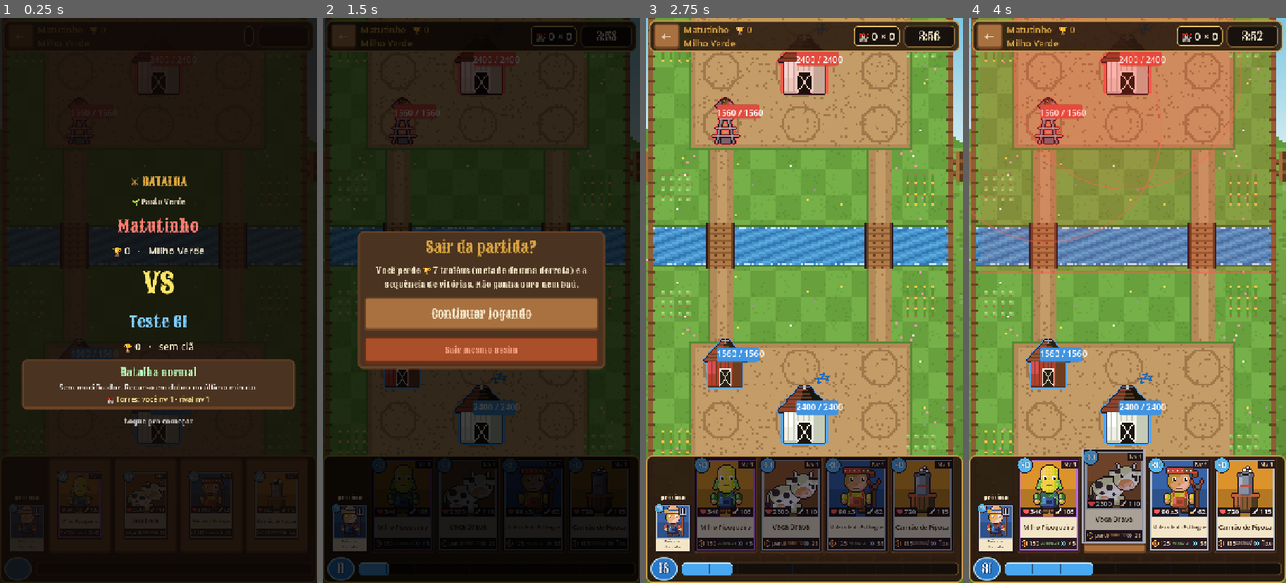
Above: before the commit, frames 1-4 (left to right).
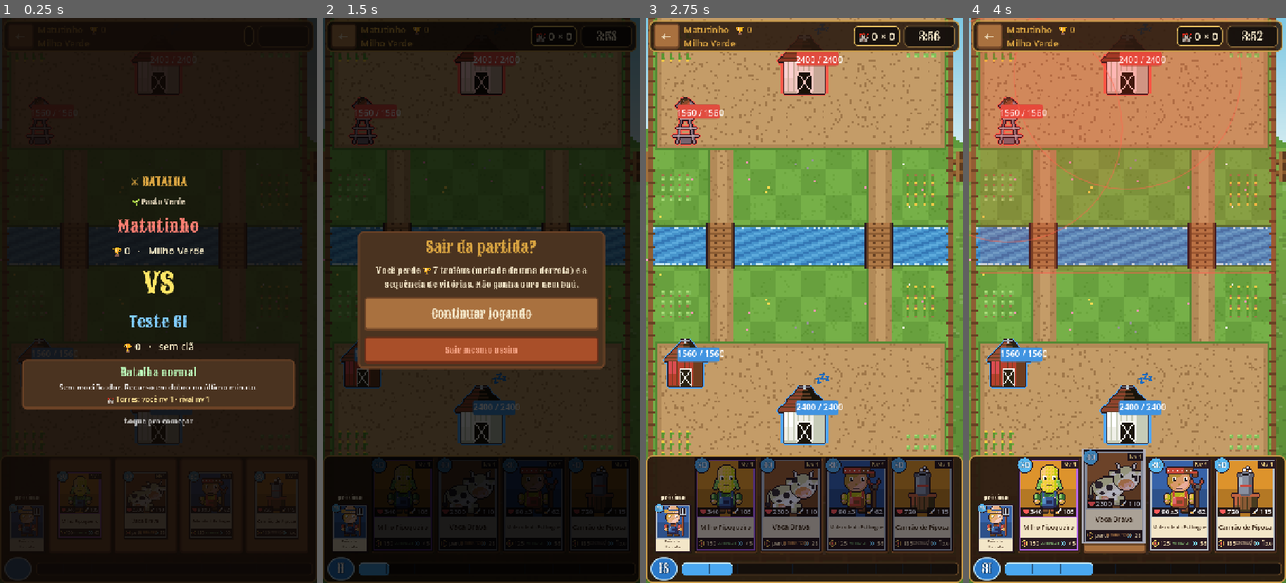
Above: after the commit, the same moments.

Repository: Generadevde/farmarena
Game: Godot game, scene res://ci/battle_test.tscn
Same seed, same stepped clock (60 frames per second), same inputs: the game is played once before the commit and once after it. This scene is started directly instead of the project's main scene. The engine's default icon, where the game draws it, is replaced by a stand-in: a white triangle on a blue panel in a dark square.
Inputs (mouse positions are in pixels of both pictures, inside the frame that each line leads up to):
- Up to frame 1 (0.25 s): no input
- Up to frame 2 (1.5 s): tap Enter at 0.5 s; move the mouse to (551, 272) at 0.52 s; click (551, 272) at 0.67 s; click "←" at 1.25 s
- Up to frame 3 (2.75 s): click "Continuar jogando" at 2 s
- Up to frame 4 (4 s): click "Milho Pipoqueiro" at 2.75 s; click "Vaca Brava" at 3.5 s

The runs differ from the first frame. In frame 1, less than 0.1% of the frame differs, in the area x 19-22%, y 58-60%; in frame 2, 1.8%; in frame 3, 14%; in frame 4, 15%, in the area x 0-95%, y 0-78%.

Commit message:
Pontos de módulo dos lados quase na cerca e pátio sem marcação redonda
- Colunas dos lados dos módulos de ±150 pra ±225 (as pontes continuam em ±150).
- Pátio de terra de um lado a outro, sem os círculos de cada lugar (as 13 arenas).

Co-Authored-By: Claude Opus 5.5 <noreply@anthropic.com>
Claude-Session: https://claude.ai/code/session_01F2c9wwKpd4XWAaAeM55Dzi

Diff:
--- a/Scripts/regras.gd
+++ b/Scripts/regras.gd
@@ -66,11 +66,11 @@
 const MODULE_SLOT_LEVELS = [1, 8]   # nível em que abre o 1º e o 2º espaço (1 do nível 1 ao 7; 2 do 8 em diante)
 const MAIN_BASE_POS = Vector2(0, 330)   # a partir do meio do rio, pro lado de quem é o dono
 # TECLADO NUMÉRICO: a base é o 5 e os 8 pontos são os outros números -- 3 na frente, 1 de cada
-# lado da base e 3 atrás. Três colunas (-150, 0, 150; as pontes ficam só nas dos lados) e três fileiras
+# lado da base e 3 atrás. Três colunas (-225, 0, 225; as pontes ficam em ±150) e três fileiras
 # (230, 330, 430 a partir do rio), tudo simétrico. Os índices 0 a 5 são os de sempre (os
 # baralhos de módulo salvos continuam valendo); 6 e 7 são os cantos de trás, novos.
-const MODULE_POINTS = [Vector2(-150, 230), Vector2(0, 230), Vector2(150, 230), Vector2(-150, 330), Vector2(0, 430), Vector2(150, 330),
-	Vector2(-150, 430), Vector2(150, 430)]
+const MODULE_POINTS = [Vector2(-225, 230), Vector2(0, 230), Vector2(225, 230), Vector2(-225, 330), Vector2(0, 430), Vector2(225, 330),
+	Vector2(-225, 430), Vector2(225, 430)]   # colunas dos lados quase na cerca (as pontes continuam em ±150)
 const MODULE_POINT_NAMES = ["Frente esquerda", "Frente meio", "Frente direita", "Lado esquerdo", "Atrás, no meio", "Lado direito", "Atrás esquerda", "Atrás direita"]
 const DEFAULT_POINTS = [0, 2, 1]             # onde os módulos nascem, antes de a batalha pôr cada um no ponto escolhido
 # ordem dos pontos pra completar espaço vazio. O primeiro é um LADO da frente, não o meio: com o
Binary file changed: Resources/arena/arena_bg.png
Binary file changed: Resources/arena/arena_bg_1.png
Binary file changed: Resources/arena/arena_bg_10.png
Binary file changed: Resources/arena/arena_bg_11.png
Binary file changed: Resources/arena/arena_bg_12.png
Binary file changed: Resources/arena/arena_bg_2.png
Binary file changed: Resources/arena/arena_bg_3.png
Binary file changed: Resources/arena/arena_bg_4.png
Binary file changed: Resources/arena/arena_bg_5.png
Binary file changed: Resources/arena/arena_bg_6.png
Binary file changed: Resources/arena/arena_bg_7.png
Binary file changed: Resources/arena/arena_bg_8.png
(and 1 more such lines)
